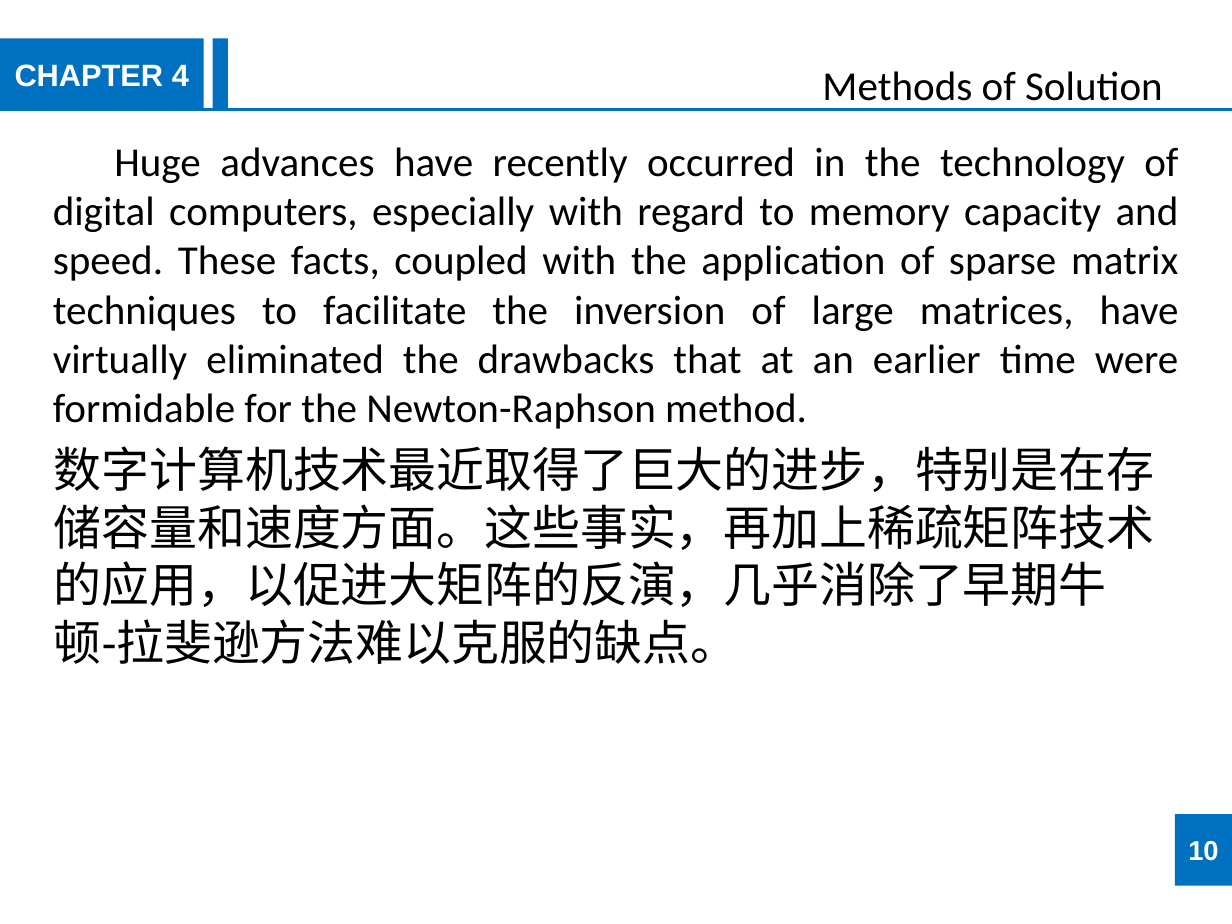
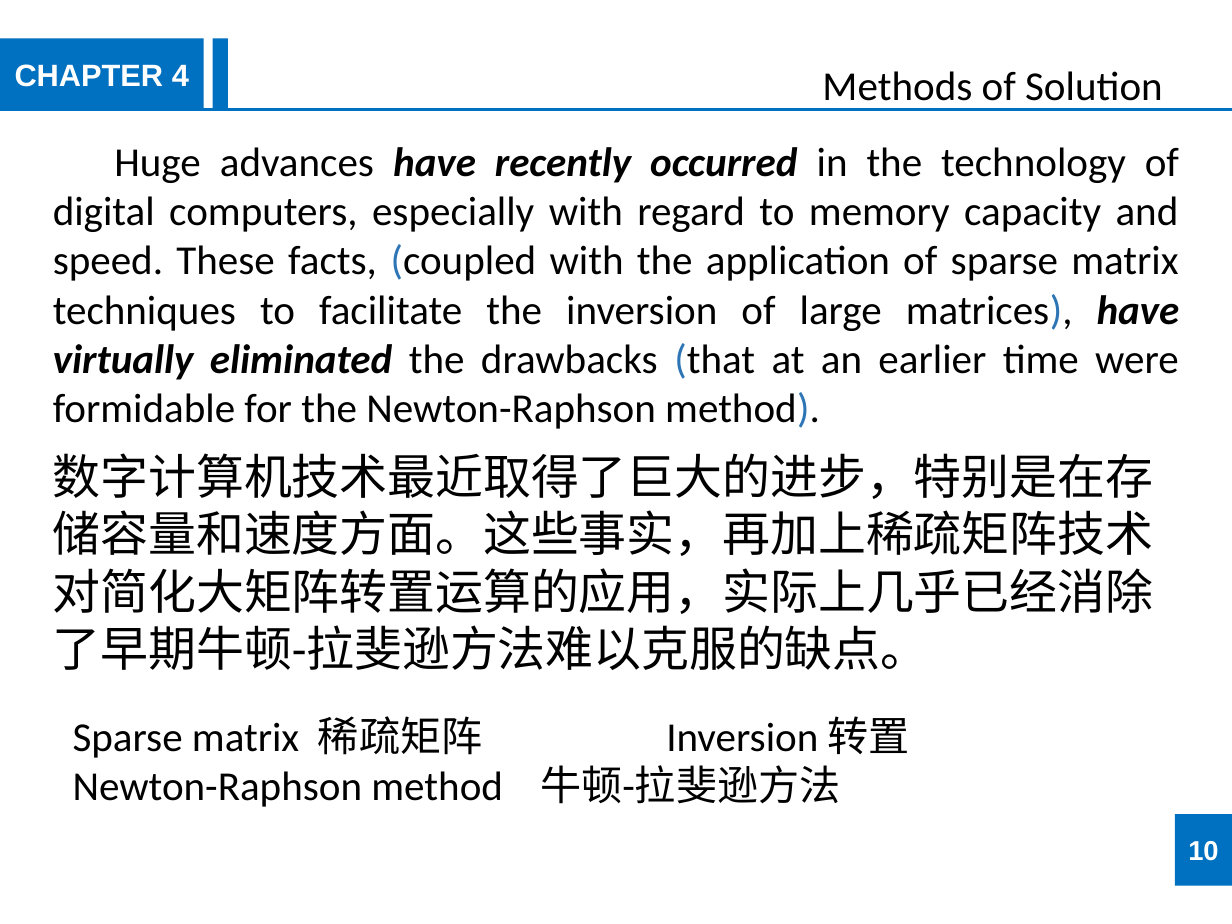
Before and after one commit to JookerLoo/Xmind, a slide deck: slide 10 of 4-3 methods of solution.pptx. Drawn at 1232x924 pixels with LibreOffice and Linux fonts; fonts in the diff are those of the drawing. Boxes give left, top, right and bottom in pixels: in the first picture for what was removed or moved away, otherwise in the second. Text is boxed around its words. In the diff, an @@ line names an element or a change of style, - is before the commit and + after.

```diff
--- a/4-3 methods of solution.pptx
+++ b/4-3 methods of solution.pptx
@@ text at (53,147,1180,429): text changed @@
-Huge advances have recently occurred in the technology of digital computers, especially with regard to memory capacity and speed. These facts, coupled with the application of sparse matrix techniques to facilitate the inversion of large matrices, have virtually eliminated the drawbacks that at an earlier time were formidable for the Newton-Raphson method.
+Huge advances have recently occurred in the technology of digital computers, especially with regard to memory capacity and speed. These facts, (coupled with the application of sparse matrix techniques to facilitate the inversion of large matrices), have virtually eliminated the drawbacks (that at an earlier time were formidable for the Newton-Raphson method).
@@ text at (53,453,1153,670): text changed @@
-数字计算机技术最近取得了巨大的进步，特别是在存储容量和速度方面。这些事实，再加上稀疏矩阵技术的应用，以促进大矩阵的反演，几乎消除了早期牛顿-拉斐逊方法难以克服的缺点。
+数字计算机技术最近取得了巨大的进步，特别是在存储容量和速度方面。这些事实，再加上稀疏矩阵技术对简化大矩阵转置运算的应用，实际上几乎已经消除了早期牛顿-拉斐逊方法难以克服的缺点。
@@ text added at (73,716,910,807), 24 pt, text #000000 @@
+Sparse matrix 稀疏矩阵 Inversion 转置
+Newton-Raphson method 牛顿-拉斐逊方法
```
Also in this commit, not shown: 11 other slides changed, 1 other file.
